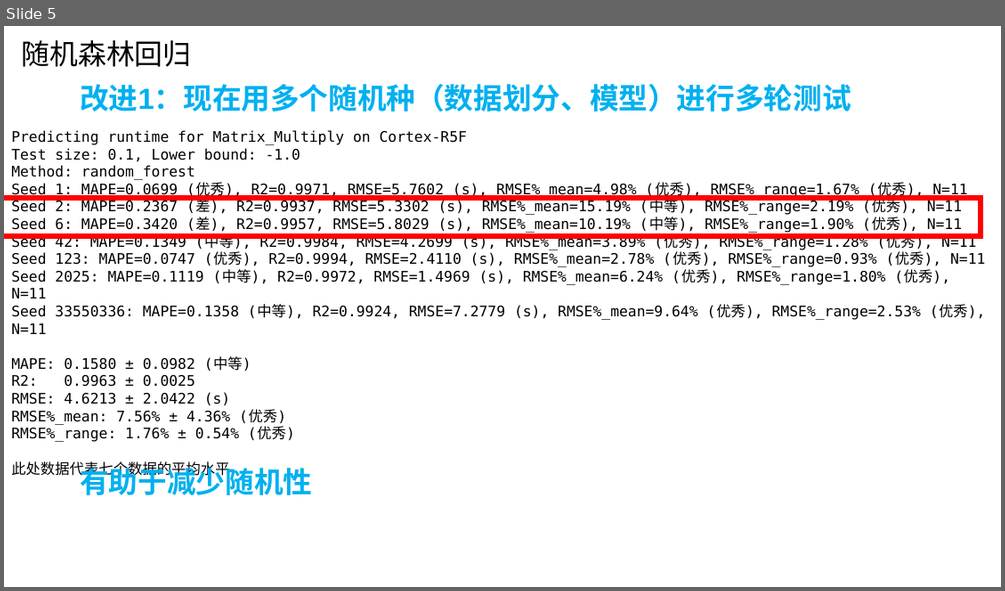
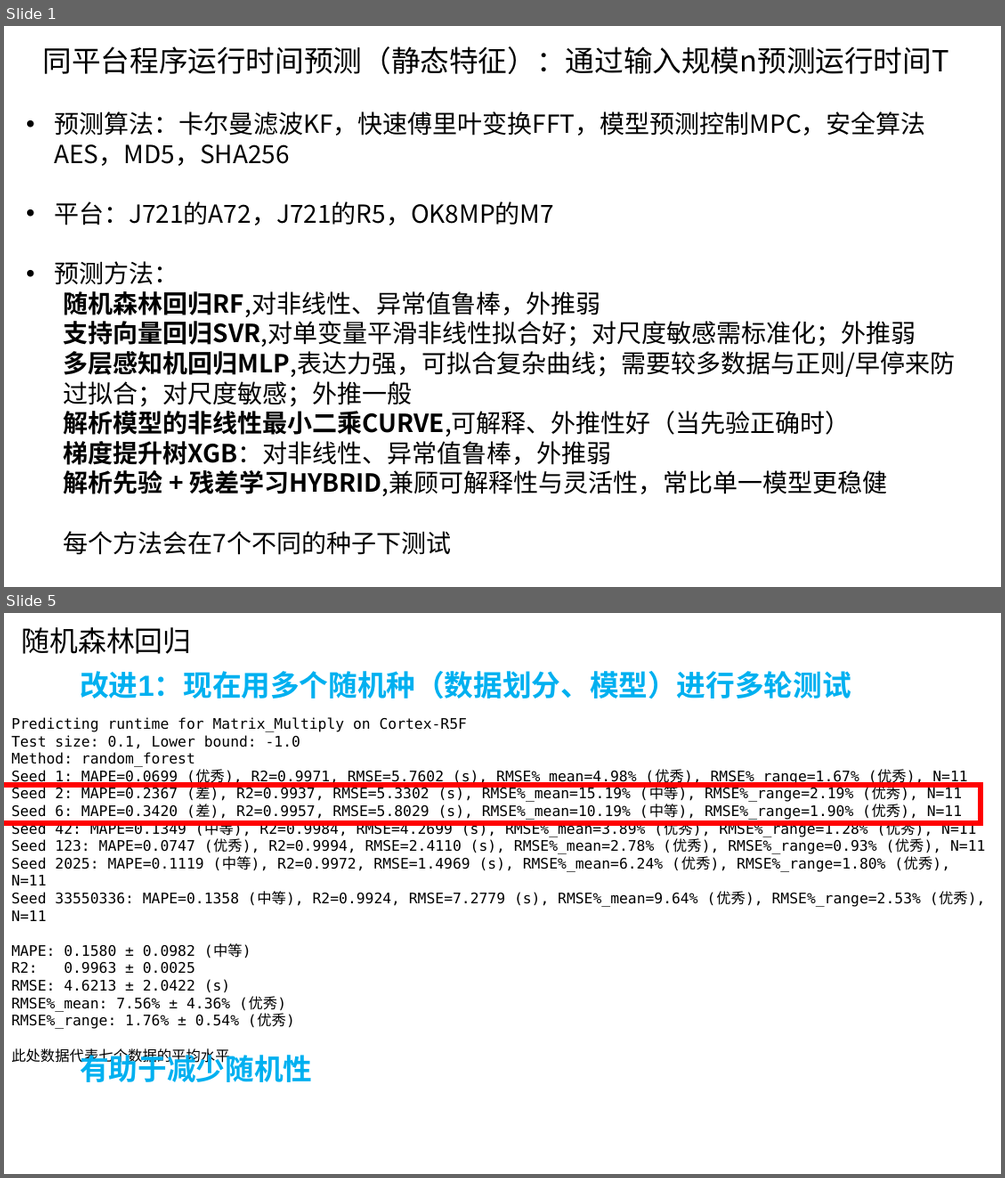
Before and after one commit to AE-26710/Time-Prediction, a slide deck: R5.pptx. Shown one above the other, each under a label of ours: slide 5 before the commit, slides 1 and 5 after it; the slides between them are not shown. The pictures are 1005x591 and 1005x1178 pixels, drawn with LibreOffice and Linux fonts; fonts in the diff are those of the drawing. Boxes give left, top, right and bottom in pixels: in the first picture for what was removed or moved away, otherwise in the second. Text is boxed around its words. In the diff, an @@ line names an element or a change of style, - is before the commit and + after.

```diff
--- a/R5.pptx
+++ b/R5.pptx
@@ slide 1 added at (4, 26, 1001, 587), background #FFFFFF @@
@@ text added at (43, 46, 949, 74), 28 pt, text #000000 @@
+同平台程序运行时间预测（静态特征）：通过输入规模n预测运行时间T
@@ text added at (54, 111, 955, 555), 24 pt, text #000000 @@
+• 预测算法：卡尔曼滤波KF，快速傅里叶变换FFT，模型预测控制MPC，安全算法AES，MD5，SHA256
+• 平台：J721的A72，J721的R5，OK8MP的M7
+• 预测方法：
+  随机森林回归RF,对非线性、异常值鲁棒，外推弱
+  支持向量回归SVR,对单变量平滑非线性拟合好；对尺度敏感需标准化；外推弱
+  多层感知机回归MLP,表达力强，可拟合复杂曲线；需要较多数据与正则/早停来防过拟合；对尺度敏感；外推一般
+  解析模型的非线性最小二乘CURVE,可解释、外推性好（当先验正确时）
+  梯度提升树XGB：对非线性、异常值鲁棒，外推弱
+  解析先验 + 残差学习HYBRID,兼顾可解释性与灵活性，常比单一模型更稳健
+  每个方法会在7个不同的种子下测试
```
Also in this commit, not shown: 6 slides changed, 2 other slides added, 1 slide removed, 14 other files.
